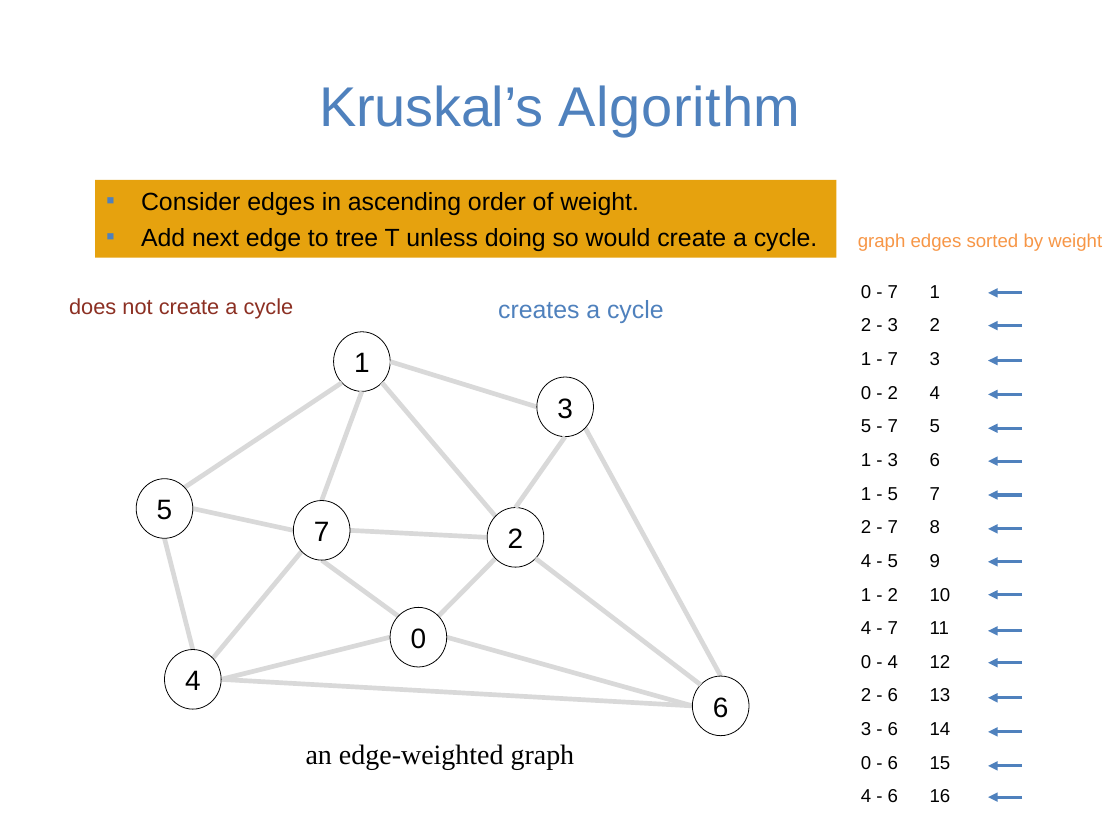
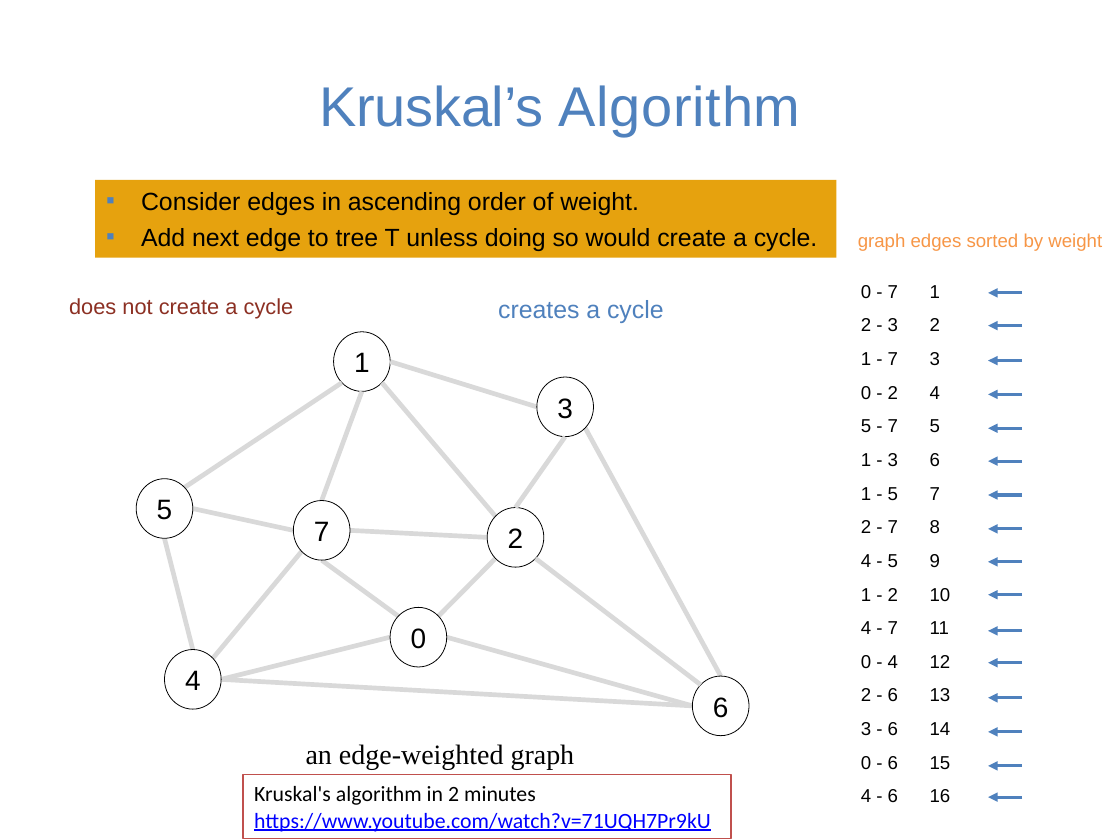
Before and after one commit to guhofstra/CSC111Fa25, a slide deck: slide 5 of PPTs/Lecture 12-minimum spanning trees.pptx (slide 13 before the commit). Drawn at 1120x840 pixels with LibreOffice and Linux fonts; fonts in the diff are those of the drawing. Boxes give left, top, right and bottom in pixels: in the first picture for what was removed or moved away, otherwise in the second. Text is boxed around its words. In the diff, an @@ line names an element or a change of style, - is before the commit and + after.

```diff
--- a/PPTs/Lecture 12-minimum spanning trees.pptx
+++ b/PPTs/Lecture 12-minimum spanning trees.pptx
@@ rectangle added at (243,775,730,839), fill #FFFFFF, outline #C0504D 1 pt, 14 pt, text #0000FF, underline @@
+Kruskal's algorithm in 2 minutes
+https://www.youtube.com/watch?v=71UQH7Pr9kU
```
Also in this commit, not shown: 3 other slides changed, 24 slides removed, 7 other files.
